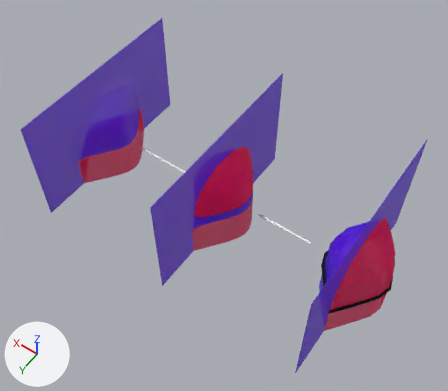
An edit to the glTF model pics/glbs/reduced2compression.glb, drawn before and after from the same camera.
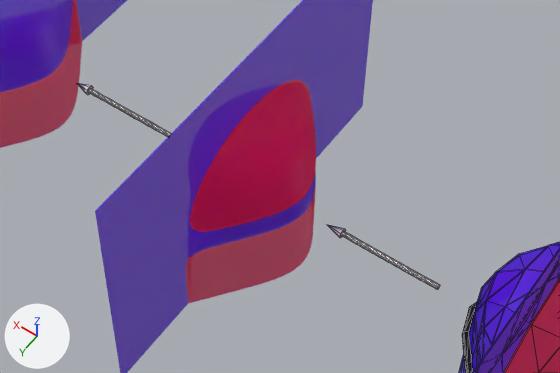
Each version is shown whole from a 50 mm camera at (-4.46, 6.21, 10.52) aimed at (-0.16, 0.19, 1.07), then close up on the part from 24% to 82% of the width and 28% to 72% of the height. The lights are fixed; the arrows at lower left show +X, +Y and +Z. The older version's two pictures come first. The close-ups show mesh edges as thin lines. Where no turn or scale is listed for an object, it has been applied to the vertices.
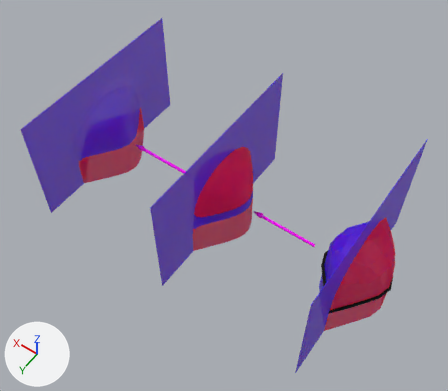
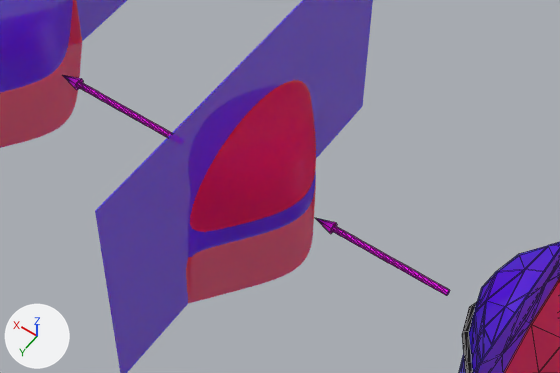
What the commit changed:
Material 'Material.007' (mat_material_007) changes colour from white #ffffff to pink #ff00ff; in linear values from (1.0, 1.0, 1.0) to (1.0, 0.0, 1.0).
Object 'NurbsPath' (ob_nurbspath) is rescaled from (0.25, 0.5, 0.5) to (0.298, 0.596, 0.596).
Object 'NurbsPath.001' (ob_nurbspath_001) is rescaled from (0.25, 0.5, 0.5) to (0.318, 0.636, 0.636).

What differs and where, as boxes [x1, y1, x2, y2] in the close-ups (560 x 373 px):
'NurbsPath', recoloured, rescaled (20% wider, 20% taller)
    before: [328, 225, 440, 290]
    after: [315, 218, 450, 296]
'NurbsPath.001', recoloured, rescaled
    before: [77, 83, 171, 137]
    after: [63, 75, 171, 137]
